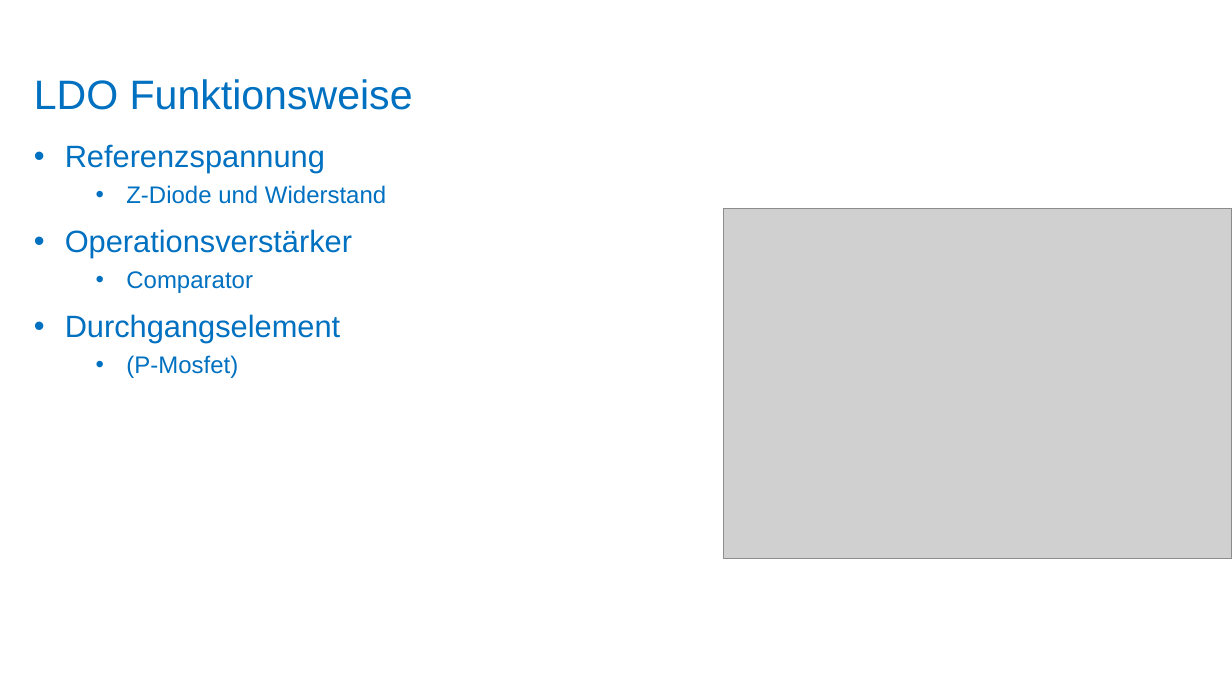
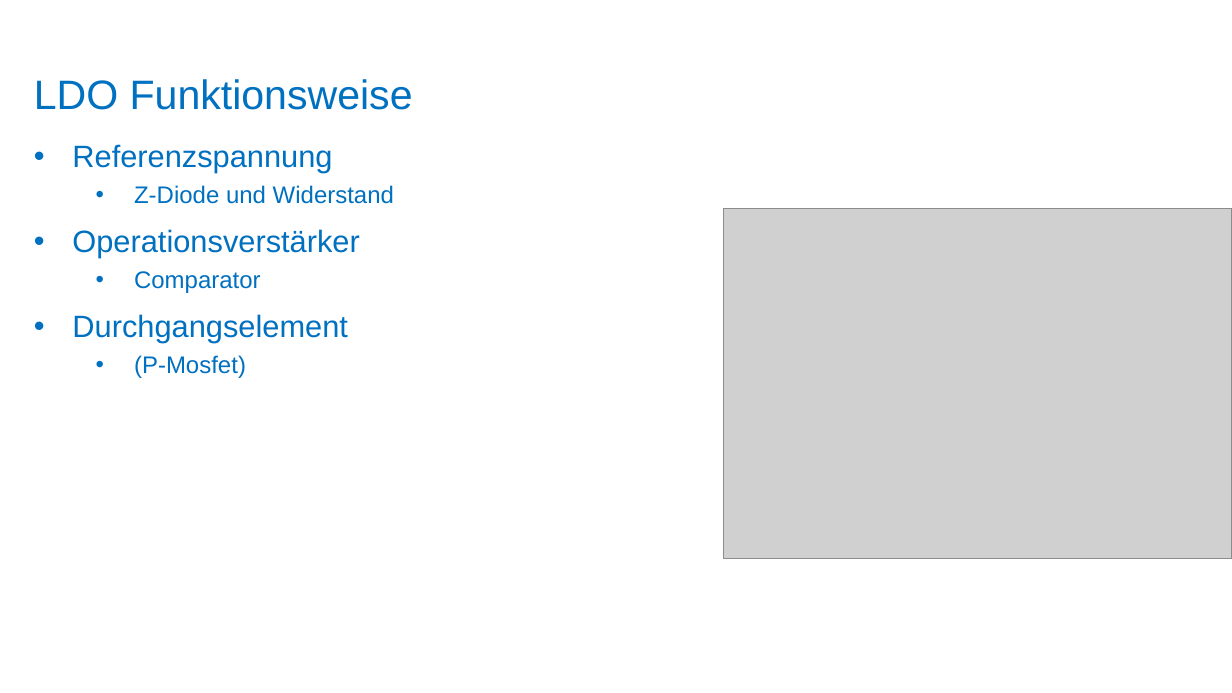
Before and after one commit to mimeiners/ASLK_PRO, a slide deck: slide 4 of docs/img/Experiment_11/Präsentation_ANS_LDO.pptx. Drawn at 1232x693 pixels with LibreOffice and Linux fonts; fonts in the diff are those of the drawing; grey boxes stand for pictures; background and template pictures are left out. Boxes give left, top, right and bottom in pixels: in the first picture for what was removed or moved away, otherwise in the second. Text is boxed around its words. In the diff, an @@ line names an element or a change of style, - is before the commit and + after.

```diff
--- a/docs/img/Experiment_11/Präsentation_ANS_LDO.pptx
+++ b/docs/img/Experiment_11/Präsentation_ANS_LDO.pptx
@@ text "Referenzspannung" at (72,144,394,378): indent changed @@
```
Also in this commit, not shown: 4 other slides changed, 1 slide added, 1 slide removed, 1 other file.
